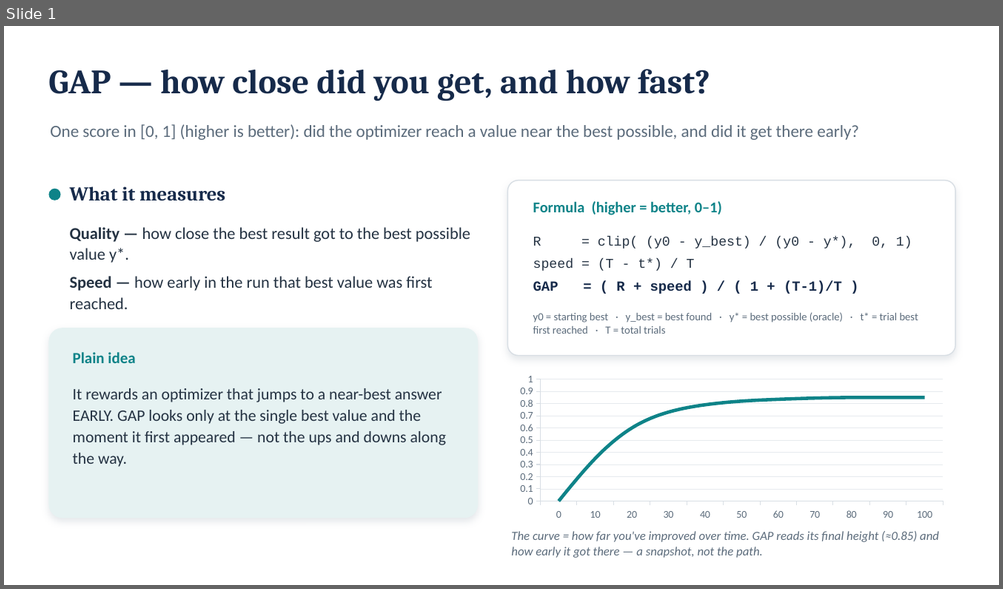
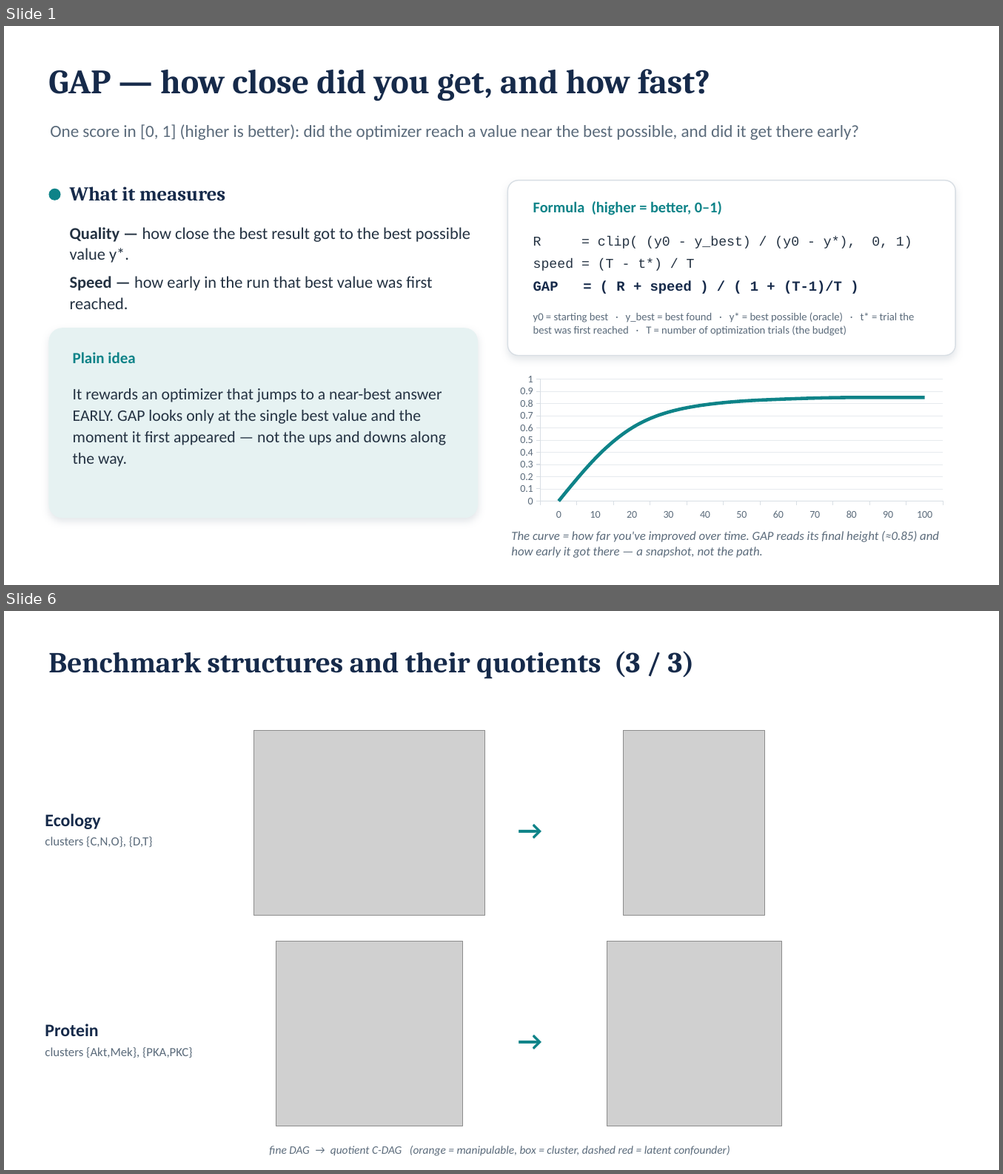
Before and after one commit to fmfsa/ccbo, a slide deck: slides/GAP_PA-GAP_explainer.pptx. Shown one above the other, each under a label of ours: slide 1 before the commit, slides 1 and 6 after it; the slides between them are not shown. The pictures are 1003x589 and 1003x1174 pixels, drawn with LibreOffice and Linux fonts; fonts in the diff are those of the drawing; grey boxes stand for pictures. Boxes give left, top, right and bottom in pixels: in the first picture for what was removed or moved away, otherwise in the second. Text is boxed around its words. In the diff, an @@ line names an element or a change of style, - is before the commit and + after.

```diff
--- a/slides/GAP_PA-GAP_explainer.pptx
+++ b/slides/GAP_PA-GAP_explainer.pptx
@@ slide 6 added at (x1=4, y1=611, x2=999, y2=1170), background #FFFFFF @@
@@ text added at (x1=48, y1=651, x2=694, y2=679), 28 pt, text #162A4A, bold @@
+Benchmark structures and their quotients (3 / 3)
@@ picture added at (x1=254, y1=730, x2=485, y2=915) @@
@@ text added at (x1=504, y1=723, x2=556, y2=934), 26 pt, text #0E8388, bold @@
+→
@@ picture added at (x1=623, y1=730, x2=764, y2=915) @@
@@ text added at (x1=45, y1=814, x2=153, y2=848), 12 pt, text #5B6B7B @@
+Ecology
+clusters {C,N,O}, {D,T}
@@ picture added at (x1=276, y1=941, x2=463, y2=1126) @@
@@ text added at (x1=504, y1=934, x2=556, y2=1145), 26 pt, text #0E8388, bold @@
+→
@@ picture added at (x1=607, y1=941, x2=782, y2=1126) @@
@@ text added at (x1=45, y1=1024, x2=193, y2=1058), 12 pt, text #5B6B7B @@
+Protein
+clusters {Akt,Mek}, {PKA,PKC}
@@ text added at (x1=269, y1=1146, x2=730, y2=1156), 11 pt, text #5B6B7B, italic @@
+fine DAG → quotient C-DAG (orange = manipulable, box = cluster, dashed red = latent confounder)
@@ slide 1 changed as well @@
@@ text at (x1=533, y1=312, x2=914, y2=336): text changed @@
-y0 = starting best · y_best = best found · y* = best possible (oracle) · t* = trial best first reached · T = total trials
+y0 = starting best · y_best = best found · y* = best possible (oracle) · t* = trial the best was first reached · T = number of optimization trials (the budget)
```
Also in this commit, not shown: 1 other slide changed, 3 other slides added, 16 other files.
